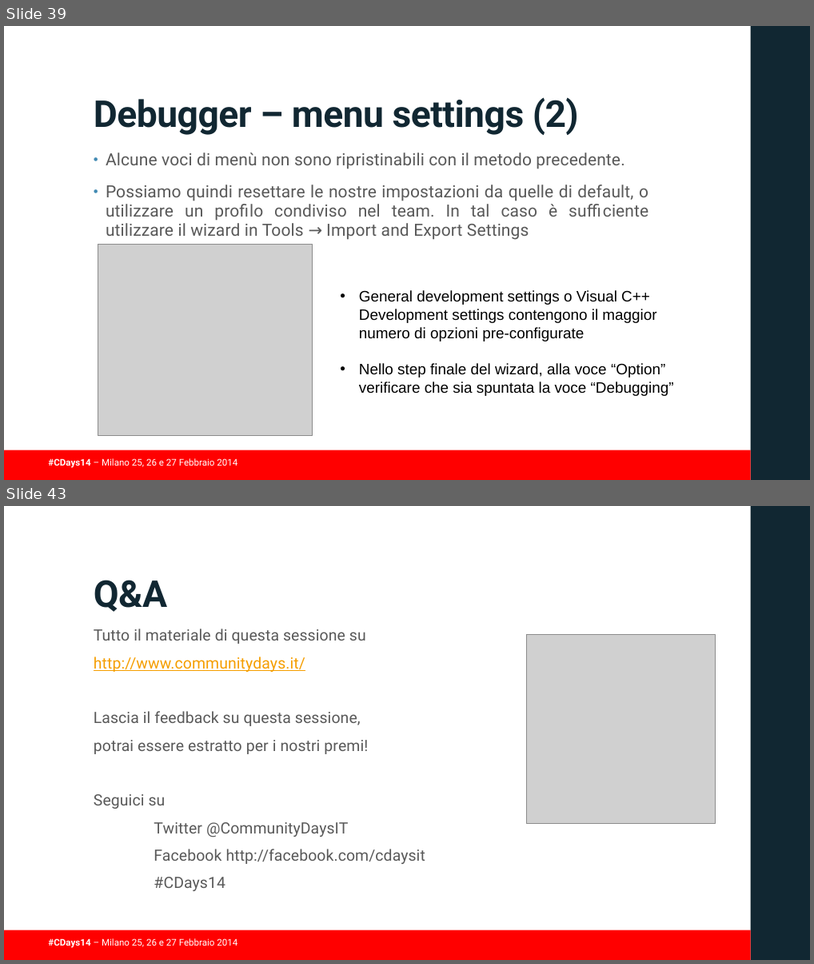
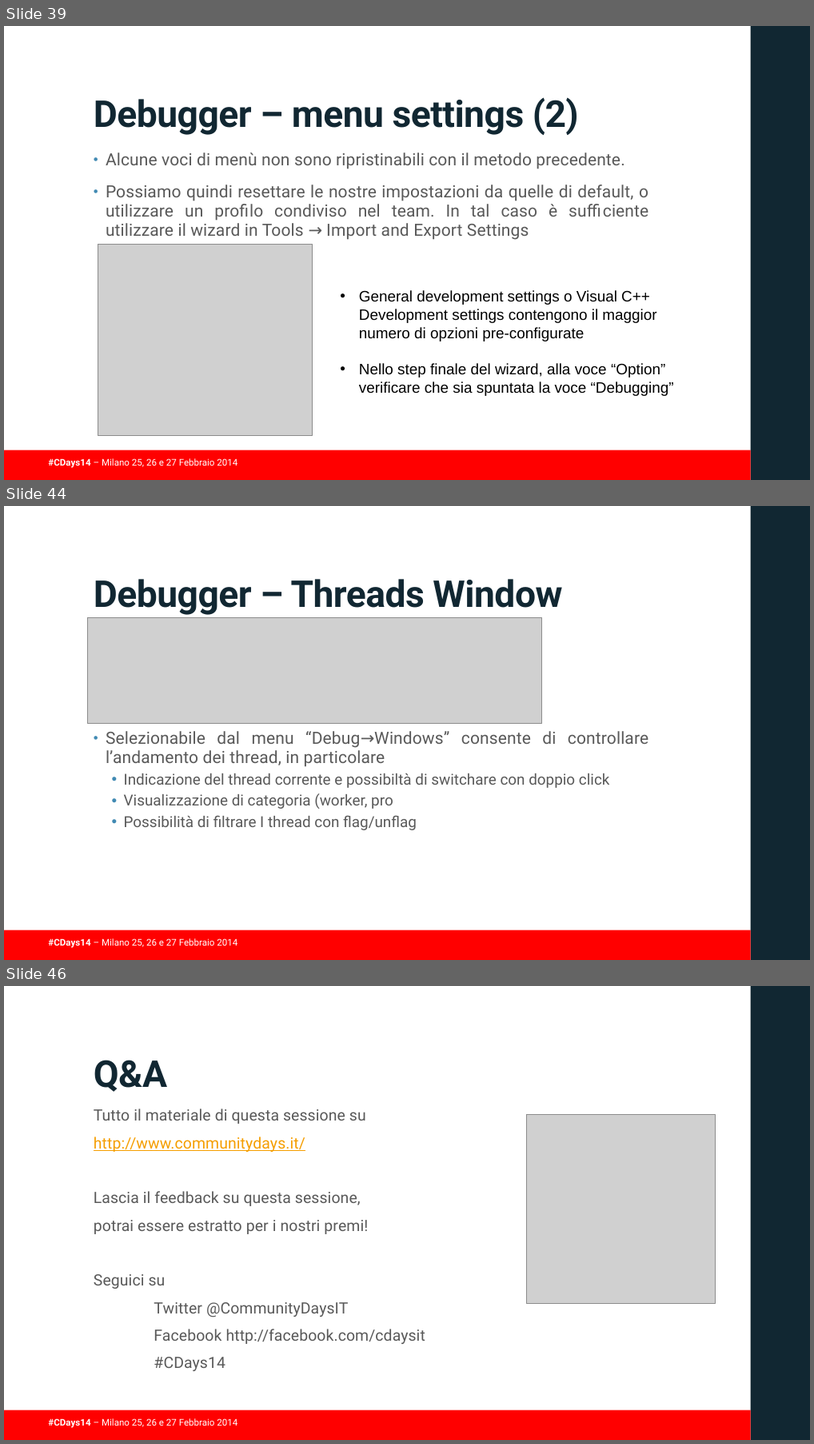
Before and after one commit to guidop/CDays14, a slide deck: presentazioneCDAYS2014.pptx. Shown one above the other, each under a label of ours: slides 39 and 43 before the commit, slides 39, 44 and 46 after it; the slides between them are not shown. The pictures are 814x964 and 814x1444 pixels, drawn with LibreOffice and Linux fonts; fonts in the diff are those of the drawing; grey boxes stand for pictures; background and template pictures are left out. Boxes give left, top, right and bottom in pixels: in the first picture for what was removed or moved away, otherwise in the second. Text is boxed around its words. In the diff, an @@ line names an element or a change of style, - is before the commit and + after.

Commit message:
slide su debugger

```diff
--- a/presentazioneCDAYS2014.pptx
+++ b/presentazioneCDAYS2014.pptx
@@ slide 44 added at box(4, 506, 810, 960), background #FFFFFF; not listed: 3 template elements that a slide beside it also shows @@
@@ title added at box(94, 579, 562, 615), 44 pt, text #112732, bold @@
+Debugger – Threads Window
@@ picture added at box(87, 618, 542, 723) @@
@@ text added at box(106, 731, 649, 830), 18 pt, text #595959 @@
+• Selezionabile dal menu “Debug→Windows” consente di controllare l’andamento dei thread, in particolare
+  • Indicazione del thread corrente e possibiltà di switchare con doppio click
+  • Visualizzazione di categoria (worker, pro
+  • Possibilità di filtrare I thread con flag/unflag
@@ what was slide 43 is now slide 46 @@
```
Also in this commit, not shown: 3 slides changed, 2 other slides added, 1 other file.
